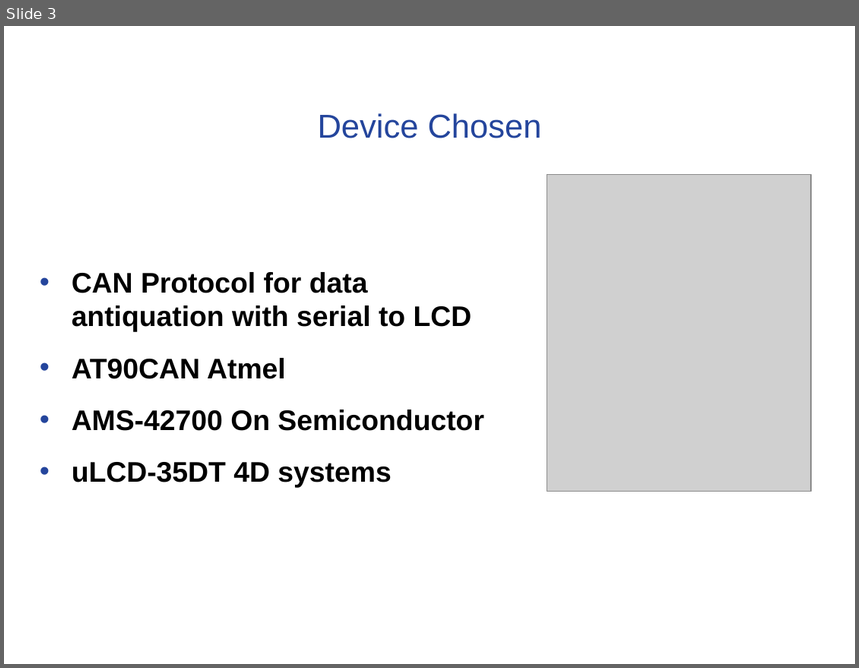
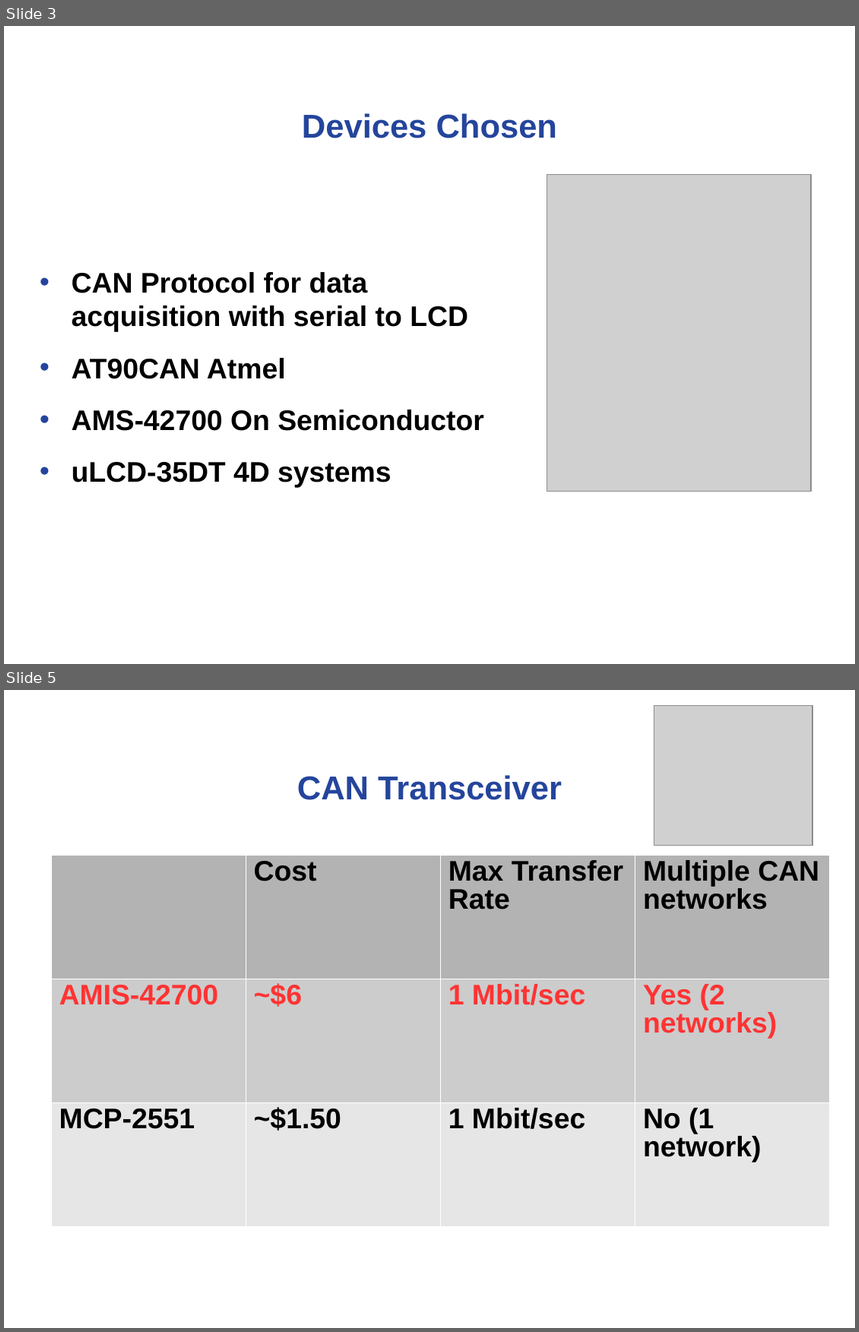
Before and after one commit to noahterickson/DigitalDash, a slide deck: Proposal/Project Proposal.ppt. Shown one above the other, each under a label of ours: slide 3 before the commit, slides 3 and 5 after it; the slides between them are not shown. The pictures are 859x668 and 859x1332 pixels, drawn with LibreOffice and Linux fonts; fonts in the diff are those of the drawing; grey boxes stand for pictures; background and template pictures are left out. Boxes give left, top, right and bottom in pixels: in the first picture for what was removed or moved away, otherwise in the second. Text is boxed around its words. In the diff, an @@ line names an element or a change of style, - is before the commit and + after.

Commit message:
Added microproc and transceiver tables

```diff
--- a/Proposal/Project Proposal.ppt
+++ b/Proposal/Project Proposal.ppt
@@ slide 5 added at bbox=[4, 690, 855, 1328], background #FFFFFF @@
@@ picture added at bbox=[655, 705, 813, 845] @@
@@ text added at bbox=[297, 775, 562, 800], 28 pt, text #24459C, bold @@
+CAN Transceiver
@@ table added at bbox=[51, 854, 831, 1227], 3 rows, 4 columns @@
+ | Cost | Max Transfer / Rate | Multiple CAN networks
+AMIS-42700 | ~$6 | 1 Mbit/sec | Yes (2 networks)
+MCP-2551 | ~$1.50 | 1 Mbit/sec | No (1 network)
@@ slide 3 changed as well @@
@@ text at bbox=[302, 113, 557, 138]: text changed; bold on @@
-Device Chosen
+Devices Chosen
@@ text at bbox=[72, 272, 468, 332]: text changed @@
-• CAN Protocol for data antiquation with serial to LCD
+• CAN Protocol for data acquisition with serial to LCD
```
Also in this commit, not shown: 9 other slides changed, 1 other slide added, 2 slides removed.
